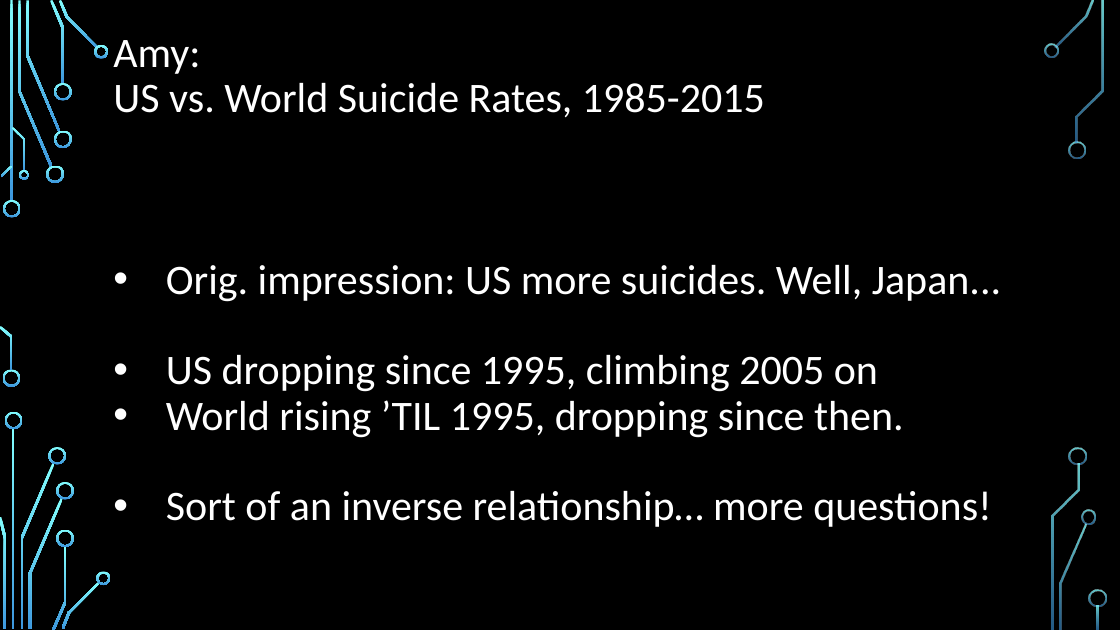
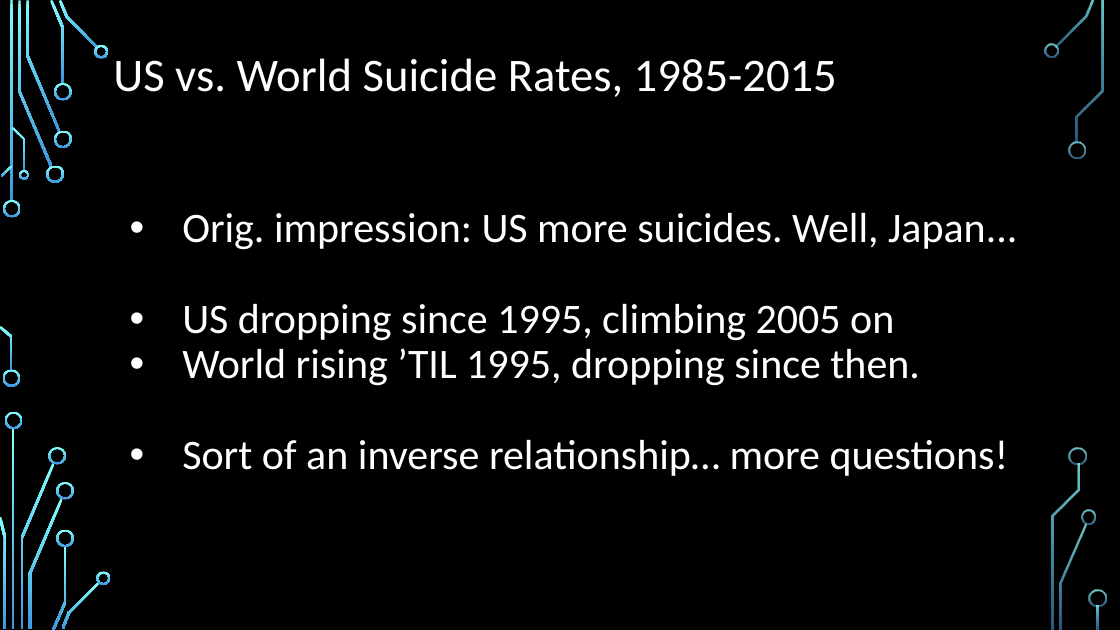
Before and after one commit to aeclaman/Project1, a slide deck: slide 13 of reports/SUICnotes.pptx. Drawn at 1120x630 pixels with LibreOffice and Linux fonts; fonts in the diff are those of the drawing; background and template pictures are left out. Boxes give left, top, right and bottom in pixels: in the first picture for what was removed or moved away, otherwise in the second. Text is boxed around its words. In the diff, an @@ line names an element or a change of style, - is before the commit and + after.

```diff
--- a/reports/SUICnotes.pptx
+++ b/reports/SUICnotes.pptx
@@ title at <box>113,58,837,97</box>: text changed; size 36 to 40 pt @@
-Amy:
-US vs. World Suicide Rates, 1985-2015
+US vs. World Suicide Rates, 1985-2015
@@ text "Orig. impression: US more suicides. ...": place and size @@
-text "Orig. impression: US more suicides. ..." at <box>166,265,1001,527</box>
+text "Orig. impression: US more suicides. ..." at <box>182,213,1017,476</box>
```
Also in this commit, not shown: 10 other slides changed, 13 slides added, 5 slides removed.
